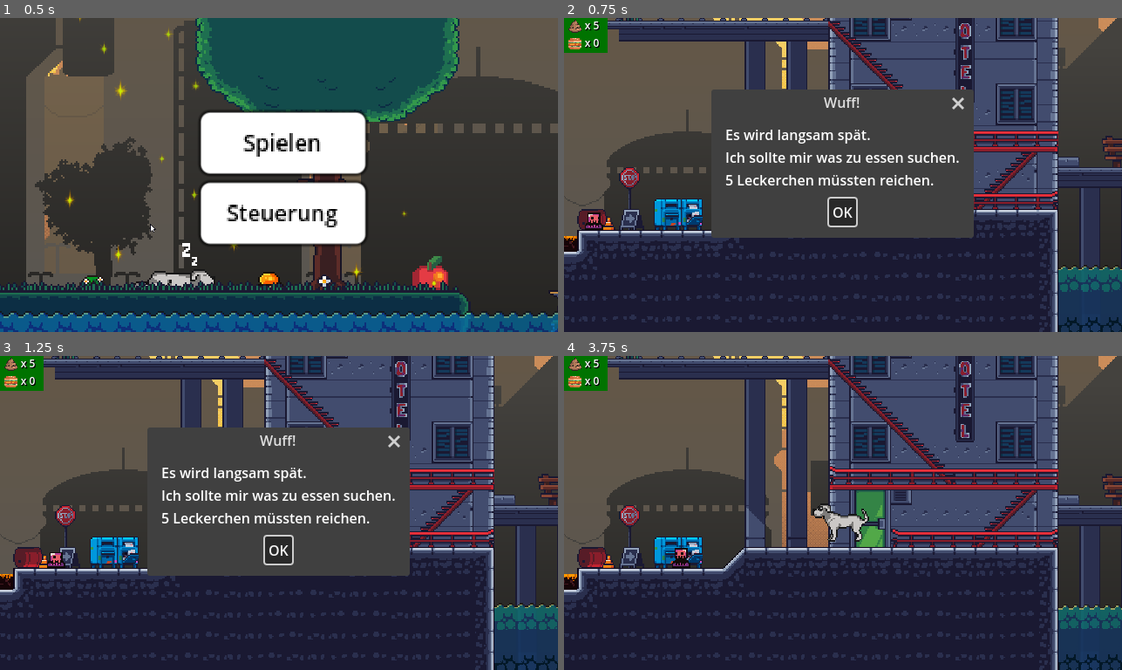
Above: before the commit, frames 1-4 (two rows, left to right).
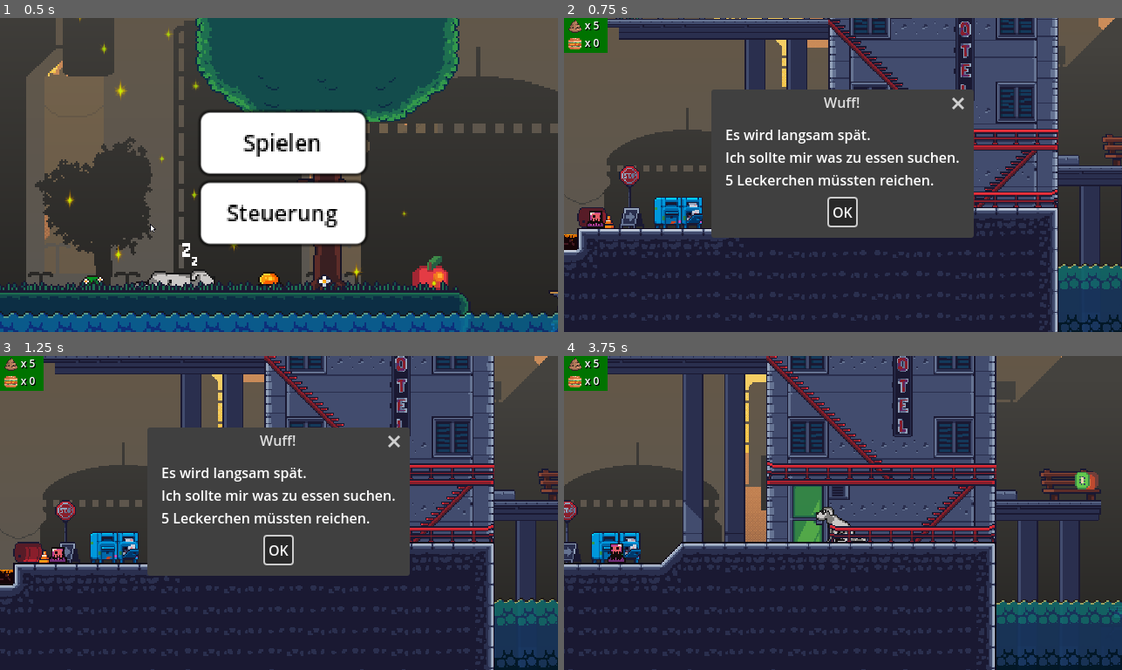
Above: after the commit, the same moments.

Repository: LukasRoeding/walk-your-human
Game: Godot game, scene res://scenes/main_menu.tscn
The game is run twice, just before and just after one commit, with the same random seed, the same clock (stepped at 60 frames per second) and the same inputs.
Inputs:
- Up to frame 1 (0.5 s): no input
- Up to frame 2 (0.75 s): click "Spielen" at 0.5 s
- Up to frame 3 (1.25 s): no input
- Up to frame 4 (3.75 s): click "OK" at 1.25 s; hold D (move_right) 2.03-3.53 s; tap 1 (bark) at 2.1 s; tap W (jump) at 2.27, 2.57, 3.02, 3.32 s; tap K (shit) at 2.3, 2.85 s; tap 3 (sleep) at 3.05, 3.6 s; hold A (move_left) from 3.53 s (still down)

Frame 1 is identical in both runs. In frame 2, 13% of the frame differs, in the area x 0-100%, y 0-100%; in frame 3, 18%; in frame 4, 53%.
Error before the commit: Invalid access to property or key 'timeout' on a base object of type 'null instance'. (res://scripts/player.gd:92)

Commit message:
proper import names

Diff:
--- a/scripts/player.gd
+++ b/scripts/player.gd
@@ -6,15 +6,15 @@
 
 var level_stopped = false
 
-@onready var shit_timer: Timer = $Timer
-@onready var sleep_timer: Timer = $Timer2
-@onready var bark_timer: Timer = $Timer3
+@onready var shit_timer: Timer = $PoopTimer
+@onready var sleep_timer: Timer = $SleepTimer
+@onready var bark_timer: Timer = $BarkTimer
 @onready var walk_timer: Timer = $WalkTimer
 
-@onready var bark: AudioStreamPlayer2D = $bark
-@onready var poop: AudioStreamPlayer2D = $poop
-@onready var jump: AudioStreamPlayer2D = $jump
-@onready var sleep: AudioStreamPlayer2D = $sleep
+@onready var bark: AudioStreamPlayer2D = $Bark
+@onready var poop: AudioStreamPlayer2D = $Poop
+@onready var jump: AudioStreamPlayer2D = $Jump
+@onready var sleep: AudioStreamPlayer2D = $Sleep
 @onready var walk: AudioStreamPlayer2D = $Walk
 
 @onready var score: Label = $"../CanvasLayer/Score"
@@ -37,6 +37,7 @@
 	# Handle jump.
 	if Input.is_action_just_pressed("jump") and is_on_floor() and timers_stopped():
 		velocity.y = JUMP_VELOCITY
+
 		jump.play()
 
 	if Input.is_action_just_pressed("bark") and is_on_floor() and timers_stopped():
Not shown, changed: Platformer_website.html
Not shown, changed: Platformer_website.pck
